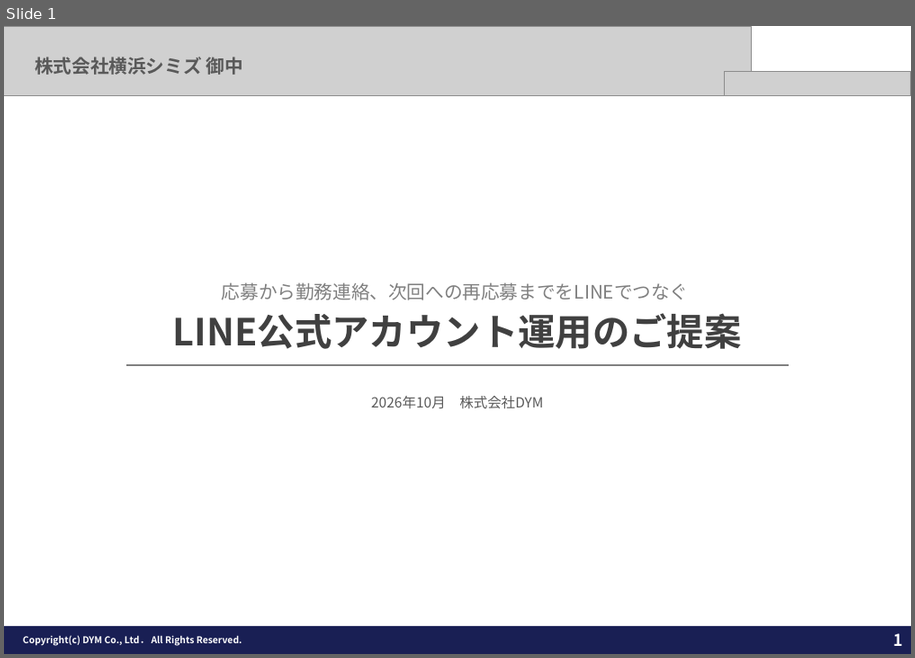
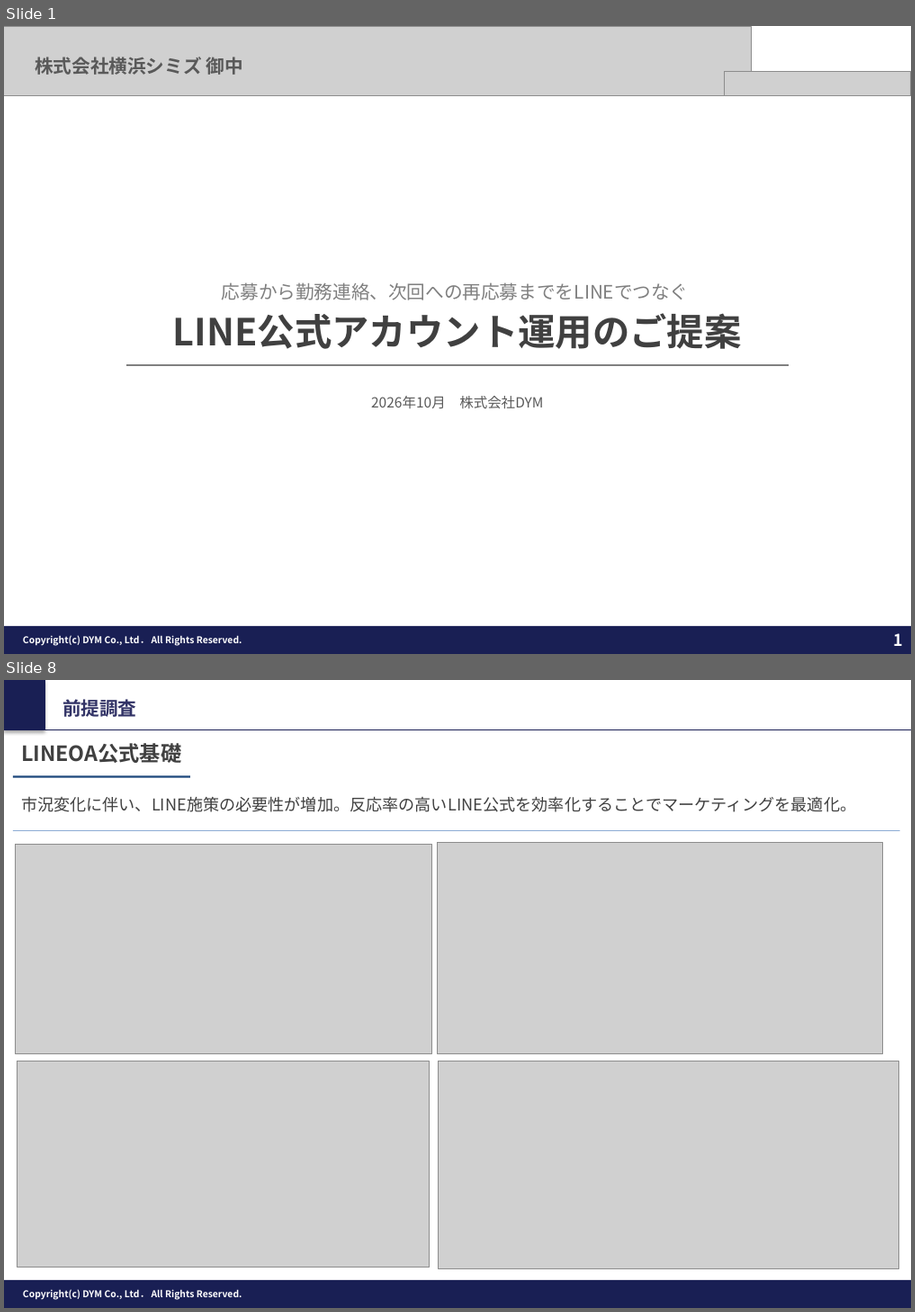
Before and after one commit to tonomura-r-dev/folder, a slide deck: 202610_株式会社横浜シミズ御中_LINE公式アカウント運用のご提案.pptx. Shown one above the other, each under a label of ours: slide 1 before the commit, slides 1 and 8 after it; the slides between them are not shown. The pictures are 915x658 and 915x1312 pixels, drawn with LibreOffice and Linux fonts; fonts in the diff are those of the drawing; grey boxes stand for pictures; background and template pictures are left out. Boxes give left, top, right and bottom in pixels: in the first picture for what was removed or moved away, otherwise in the second. Text is boxed around its words. In the diff, an @@ line names an element or a change of style, - is before the commit and + after.

```diff
--- a/202610_株式会社横浜シミズ御中_LINE公式アカウント運用のご提案.pptx
+++ b/202610_株式会社横浜シミズ御中_LINE公式アカウント運用のご提案.pptx
@@ slide 8 added at bbox=[4, 680, 911, 1308], background #FFFFFF; not listed: 3 template elements that a slide beside it also shows @@
@@ rectangle added at bbox=[4, 680, 45, 730], fill #191F54 @@
@@ text added at bbox=[62, 697, 136, 720], 16 pt, text #323366, bold @@
+前提調査
@@ line added from (4, 730) to (911, 730), #191F54 0.75 pt @@
@@ text added at bbox=[21, 743, 181, 763], 18 pt, text #404040, bold @@
+LINEOA公式基礎
@@ rectangle added at bbox=[13, 775, 191, 777], fill #1F497D @@
@@ text added at bbox=[21, 797, 856, 812], 14 pt, text #404040 @@
+市況変化に伴い、LINE施策の必要性が増加。反応率の高いLINE公式を効率化することでマーケティングを最適化。
@@ rectangle added at bbox=[13, 831, 900, 831], fill #4F81BD @@
@@ picture added at bbox=[15, 844, 432, 1054] @@
@@ picture added at bbox=[437, 842, 882, 1054] @@
@@ picture added at bbox=[18, 1061, 430, 1267] @@
@@ picture added at bbox=[439, 1061, 900, 1269] @@
@@ rectangle added at bbox=[865, 1284, 904, 1308], fill #191F54 @@
```
Also in this commit, not shown: 13 other slides added, 5 other files.
